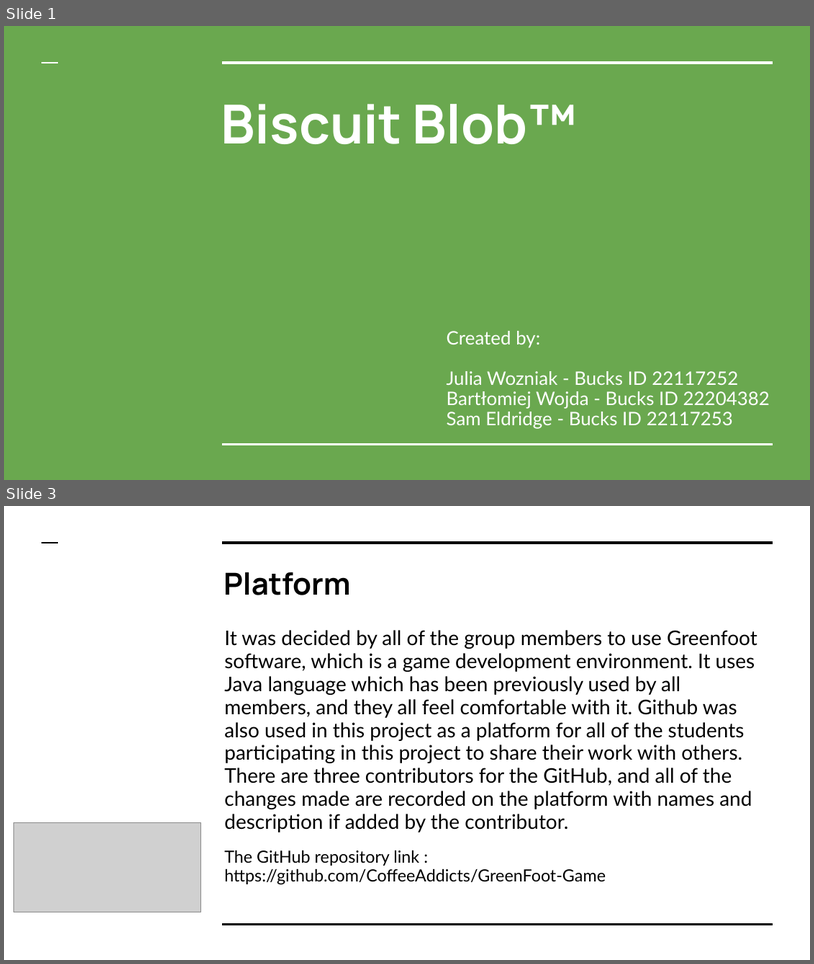
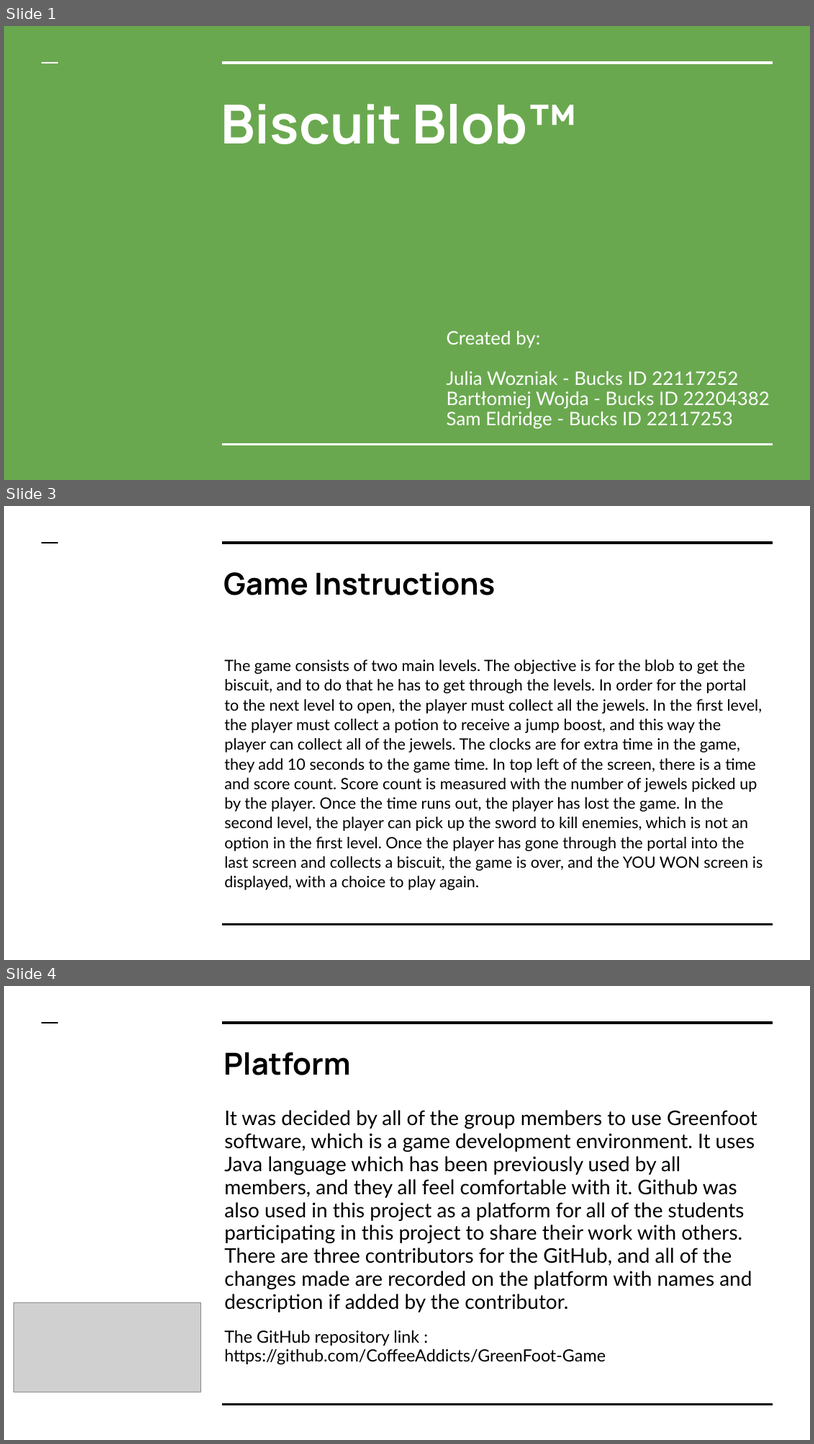
Before and after one commit to CoffeeAddicts/GreenFoot-Game, a slide deck: Game Design.pptx. Shown one above the other, each under a label of ours: slides 1 and 3 before the commit, slides 1, 3 and 4 after it; the slides between them are not shown. The pictures are 814x964 and 814x1444 pixels, drawn with LibreOffice and Linux fonts; fonts in the diff are those of the drawing; grey boxes stand for pictures. Boxes give left, top, right and bottom in pixels: in the first picture for what was removed or moved away, otherwise in the second. Text is boxed around its words. In the diff, an @@ line names an element or a change of style, - is before the commit and + after.

```diff
--- a/Game Design.pptx
+++ b/Game Design.pptx
@@ slide 3 added at bbox=[4, 506, 810, 960], background #FFFFFF; not listed: 3 template elements that a slide beside it also shows @@
@@ title added at bbox=[224, 572, 495, 595], 27 pt, text #000000, bold @@
+Game Instructions
@@ text added at bbox=[224, 659, 764, 890], 13.9 pt, text #000000 @@
+The game consists of two main levels. The objective is for the blob to get the biscuit, and to do that he has to get through the levels. In order for the portal to the next level to open, the player must collect all the jewels. In the first level, the player must collect a potion to receive a jump boost, and this way the player can collect all of the jewels. The clocks are for extra time in the game, they add 10 seconds to the game time. In top left of the screen, there is a time and score count. Score count is measured with the number of jewels picked up by the player. Once the time runs out, the player has lost the game. In the second level, the player can pick up the sword to kill enemies, which is not an option in the first level. Once the player has gone through the portal into the last screen and collects a biscuit, the game is over, and the YOU WON screen is displayed, with a choice to play again.
@@ what was slide 3 is now slide 4 @@
```
Also in this commit, not shown: 2 slides changed, 1 other file.
